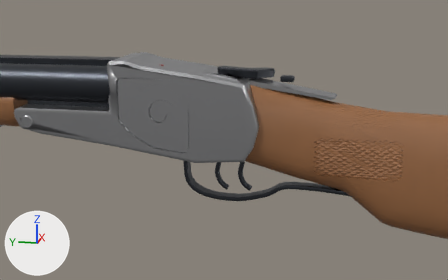
The glTF model assets/models/guns/toz_double.glb, before and after one commit.
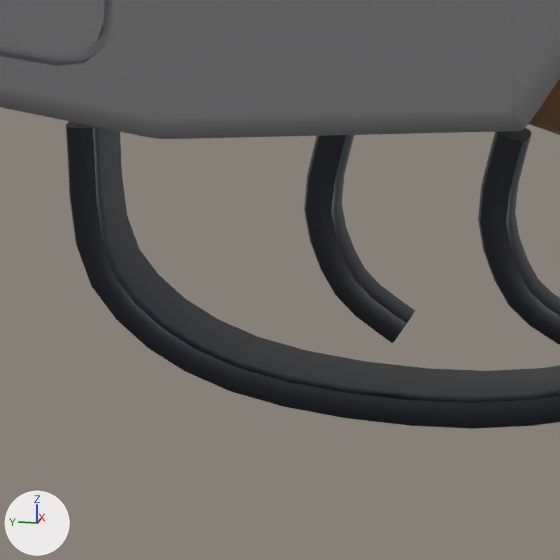
Old and new are each drawn from a 50 mm camera at (-0.4005, -0.0342, 0.0978) aimed at (0.0062, 0.0471, -0.0039) and again close up on the part from 39% to 56% of the width and 52% to 78% of the height. Every picture has the same lights, and +X, +Y and +Z are marked at lower left. The last two pictures show the newer version. Vertices at exactly the same position are counted once.

Names of what the first close-up shows: 'static', 'trigger'.
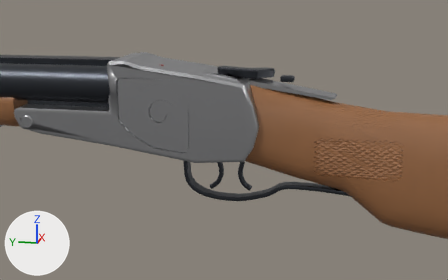
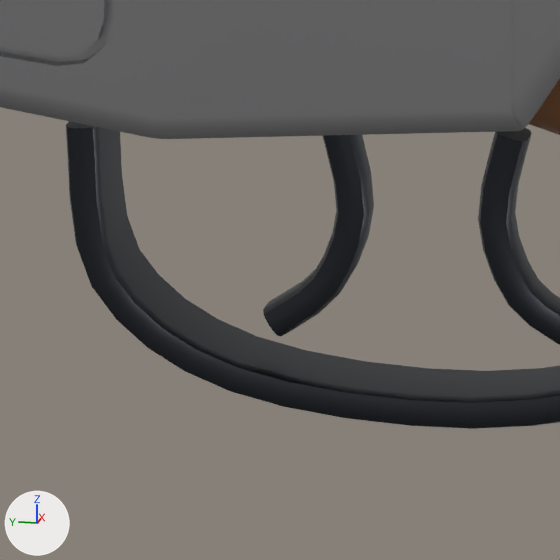
The edits, one by one:
me_trigger is used by ob_trigger; location (0.0, 0.049, -0.011).
me_trigger had 120 vertices, 236 faces and spanned x -0.0022..0.0022, y -0.0068..0.003, z -0.0262..-0.0056.
me_trigger now has 120 vertices, 236 faces and spans x -0.0022..0.0022, y -0.003..0.0068, z -0.0262..-0.0056.
me_trigger part 1: 120 of 120 vertices moved; they spanned x -0.0022..0.0022, y -0.0068..0.003, z -0.0262..-0.0056 and now span x -0.0022..0.0022, y -0.003..0.0068, z -0.0262..-0.0056; mean shift (0.0, 0.002, 0.0).

Where the change shows, as pixel boxes (x1, y1, x2, y2) in the close-ups (560 x 560 px):
'trigger', reshaped
    before: (304, 135, 415, 343)
    after: (263, 135, 374, 336)
